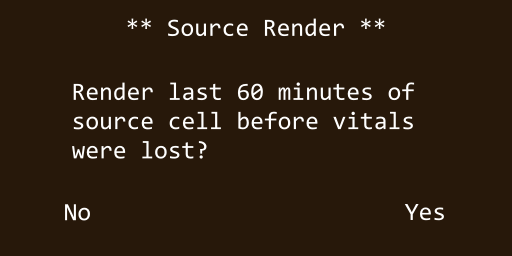
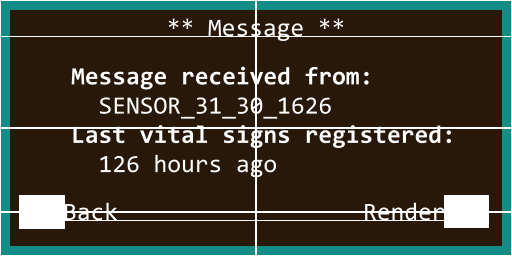
Layered file, before and after one edit (512px x 256px). Changes by layer:
showed "Guides" over [0, 0, 512, 256]
showed "Bounds" over [0, 0, 512, 256]
